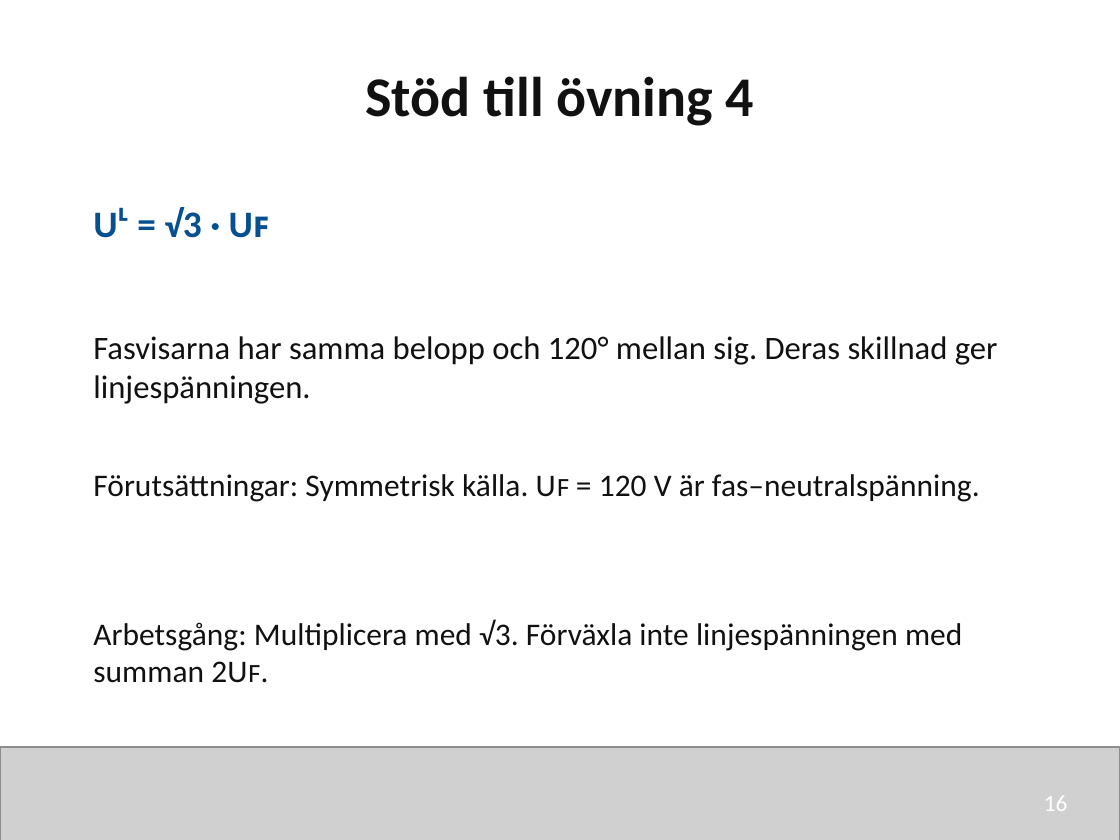
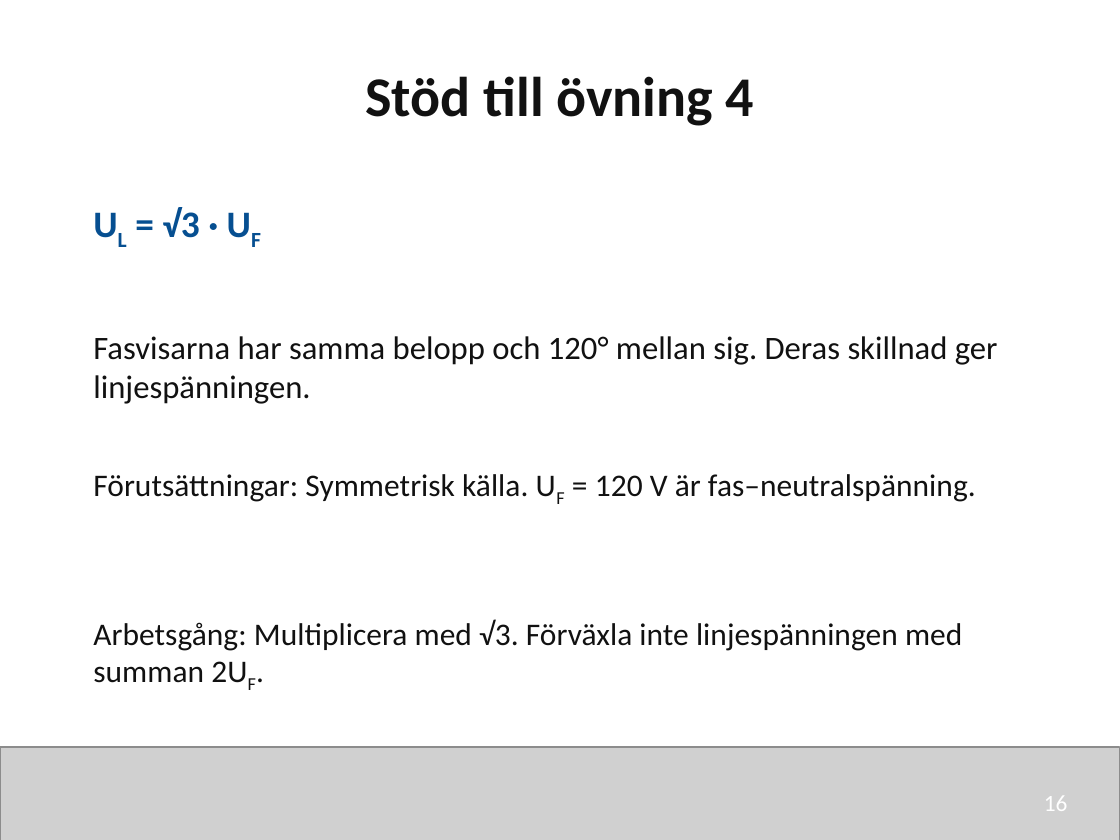
Before and after one commit to nj22az/nj22az.github.io, a slide deck: slide 16 of sjoskolan/vecka-41/aktuell/v41_01_Trefassystemets_grunder_elev.pptx. Drawn at 1120x840 pixels with LibreOffice and Linux fonts; fonts in the diff are those of the drawing; grey boxes stand for pictures. Boxes give left, top, right and bottom in pixels: in the first picture for what was removed or moved away, otherwise in the second. Text is boxed around its words. In the diff, an @@ line names an element or a change of style, - is before the commit and + after.

```diff
--- a/sjoskolan/vecka-41/aktuell/v41_01_Trefassystemets_grunder_elev.pptx
+++ b/sjoskolan/vecka-41/aktuell/v41_01_Trefassystemets_grunder_elev.pptx
@@ text at [162,207,199,238]: text changed @@
-Uᴸ = √3 · Uꜰ
+UL = √3 · UF
@@ text at [93,474,976,502]: text changed @@
-Förutsättningar: Symmetrisk källa. Uꜰ = 120 V är fas–neutralspänning.
+Förutsättningar: Symmetrisk källa. UF = 120 V är fas–neutralspänning.
@@ text at [93,619,962,683]: text changed @@
-Arbetsgång: Multiplicera med √3. Förväxla inte linjespänningen med summan 2Uꜰ.
+Arbetsgång: Multiplicera med √3. Förväxla inte linjespänningen med summan 2UF.
```
Also in this commit, not shown: 21 other slides changed, 20 other files.
